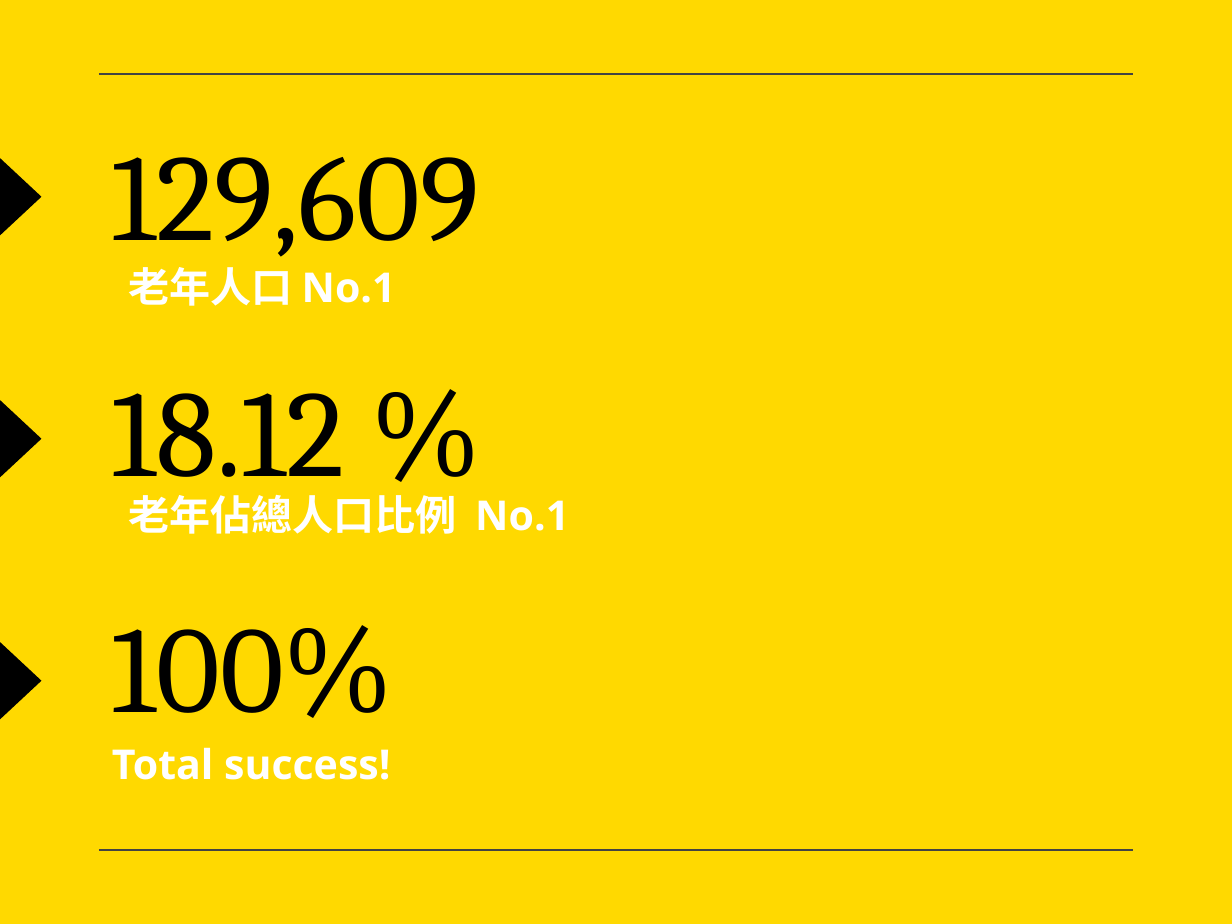
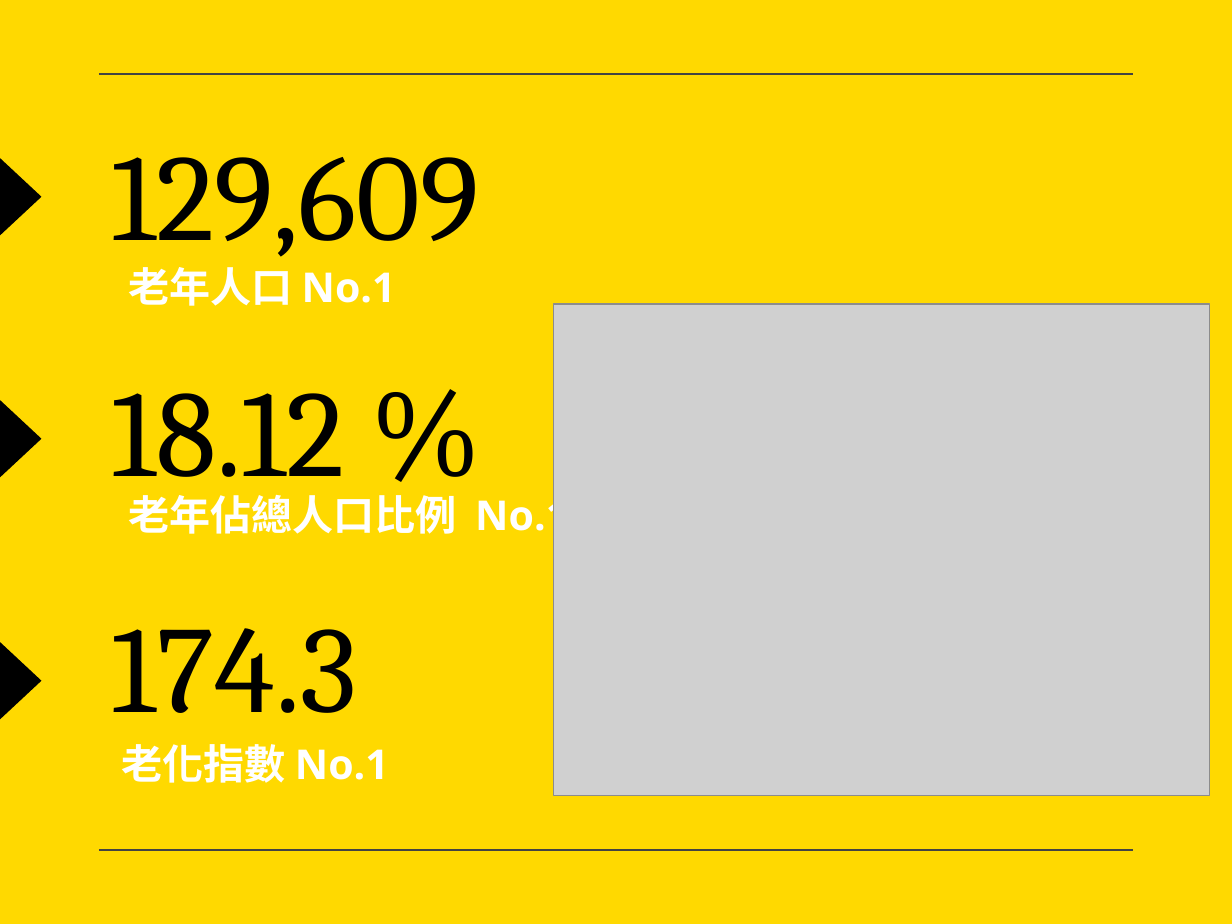
Before and after one commit to THUIM/TEST, a slide deck: slide 2 of THUIM.pptx. Drawn at 1232x924 pixels with LibreOffice and Linux fonts; fonts in the diff are those of the drawing; grey boxes stand for pictures. Boxes give left, top, right and bottom in pixels: in the first picture for what was removed or moved away, otherwise in the second. Text is boxed around its words. In the diff, an @@ line names an element or a change of style, - is before the commit and + after.

```diff
--- a/THUIM.pptx
+++ b/THUIM.pptx
@@ picture added at bbox=[554, 304, 1210, 796] @@
@@ title at bbox=[112, 628, 357, 713]: text changed @@
-100%
+174.3
@@ subtitle at bbox=[121, 744, 389, 783]: text changed @@
-Total success!
+老化指數 No.1
```
Also in this commit, not shown: 2 other slides changed, 2 slides added, 1 slide removed.
